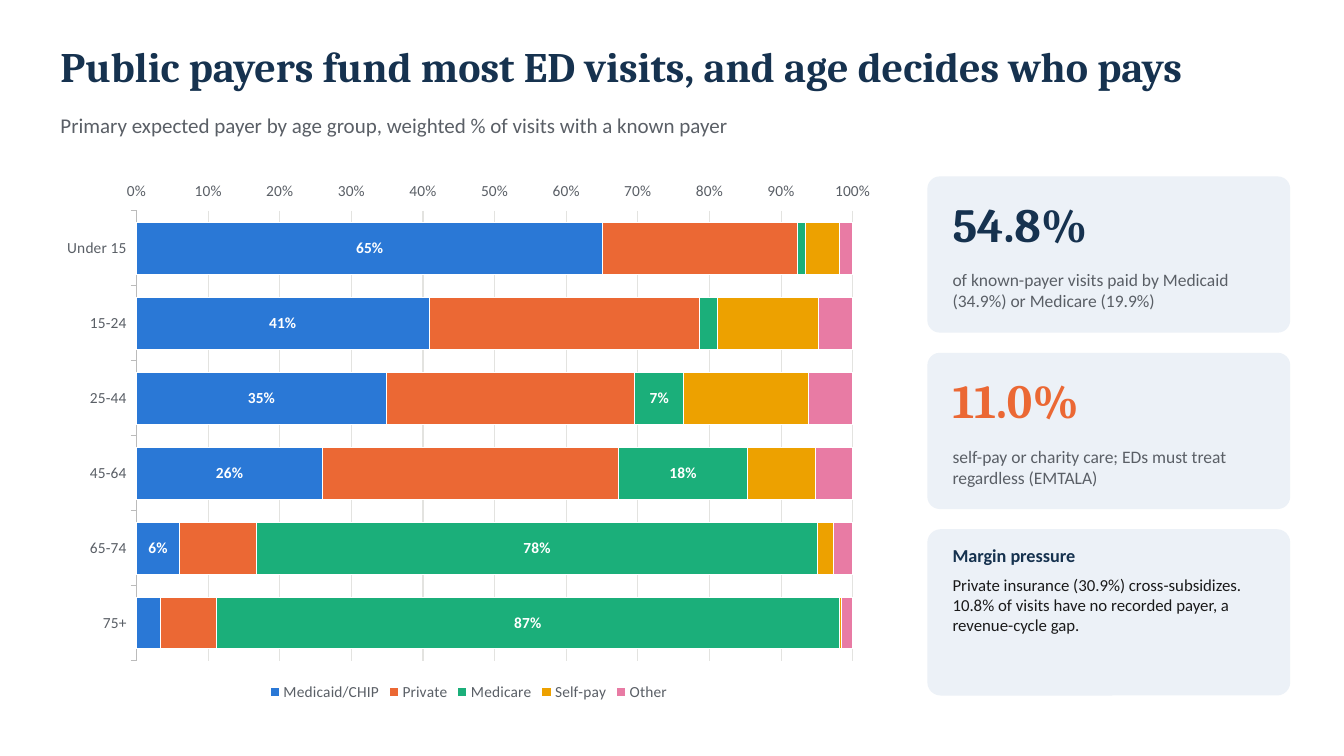
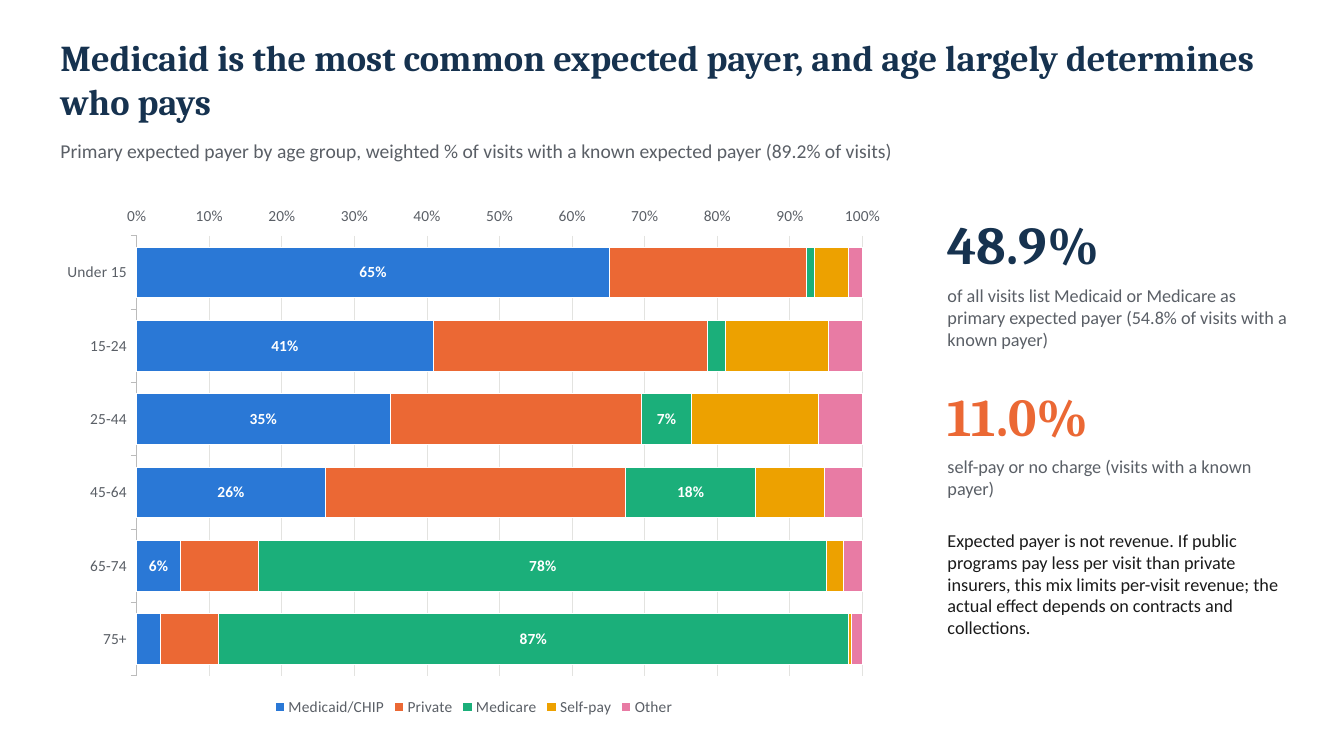
Before and after one commit to MichalKozuchowski/EmpiricalStrategy, a slide deck: slide 3 of hw1/report/MGT634_HW1_NHAMCS_slides.pptx. Drawn at 1344x756 pixels with LibreOffice and Linux fonts; fonts in the diff are those of the drawing. Boxes give left, top, right and bottom in pixels: in the first picture for what was removed or moved away, otherwise in the second. Text is boxed around its words. In the diff, an @@ line names an element or a change of style, - is before the commit and + after.

```diff
--- a/hw1/report/MGT634_HW1_NHAMCS_slides.pptx
+++ b/hw1/report/MGT634_HW1_NHAMCS_slides.pptx
@@ text at box(60, 45, 1254, 123): text changed; size 30 to 26 pt @@
-Public payers fund most ED visits, and age decides who pays
+Medicaid is the most common expected payer, and age largely determines who pays
@@ text at box(60, 144, 892, 162): text changed; size 15 to 14 pt @@
-Primary expected payer by age group, weighted % of visits with a known payer
+Primary expected payer by age group, weighted % of visits with a known expected payer (89.2% of visits)
@@ rounded rectangle removed at box(928, 176, 1291, 333) @@
@@ bar stacked 100% chart at box(50, 197, 897, 721) @@
@@ data labels of Medicaid/CHIP added @@
@@ data labels of Medicare added @@
@@ bar stacked 100% chart: place and size @@
-bar stacked 100% chart at box(50, 171, 887, 706)
+bar stacked 100% chart at box(50, 197, 897, 721)
@@ text added at box(947, 227, 1099, 266), 38 pt, text #16324F, bold @@
+48.9%
@@ text at box(947, 289, 1287, 349): text changed; size 34 to 13 pt; font Cambria to Calibri; text colour #16324F to #5A5F66; bold off @@
-54.8%
+of all visits list Medicaid or Medicare as primary expected payer (54.8% of visits with a known payer)
@@ text removed at box(953, 274, 1229, 309) @@
-of known-payer visits paid by Medicaid (34.9%) or Medicare (19.9%)
@@ rounded rectangle removed at box(928, 353, 1291, 509) @@
@@ text "11.0%": place and size @@
-text "11.0%" at box(953, 385, 1079, 419)
+text "11.0%" at box(947, 400, 1088, 438)
@@ text "11.0%" at box(947, 400, 1088, 438): size 34 to 38 pt @@
@@ text at box(947, 460, 1251, 498): text changed; size 12.5 to 13 pt @@
-self-pay or charity care; EDs must treat regardless (EMTALA)
+self-pay or no charge (visits with a known payer)
@@ rounded rectangle removed at box(928, 529, 1291, 696) @@
@@ text added at box(947, 534, 1278, 634), 13 pt, text #1A1A1A @@
+Expected payer is not revenue. If public programs pay less per visit than private insurers, this mix limits per-visit revenue; the actual effect depends on contracts and collections.
@@ text removed at box(953, 549, 1241, 634) @@
-Margin pressure
-Private insurance (30.9%) cross-subsidizes. 10.8% of visits have no recorded payer, a revenue-cycle gap.
```
Also in this commit, not shown: 2 other slides changed, 2 slides added, 2 slides removed, 7 other files.
